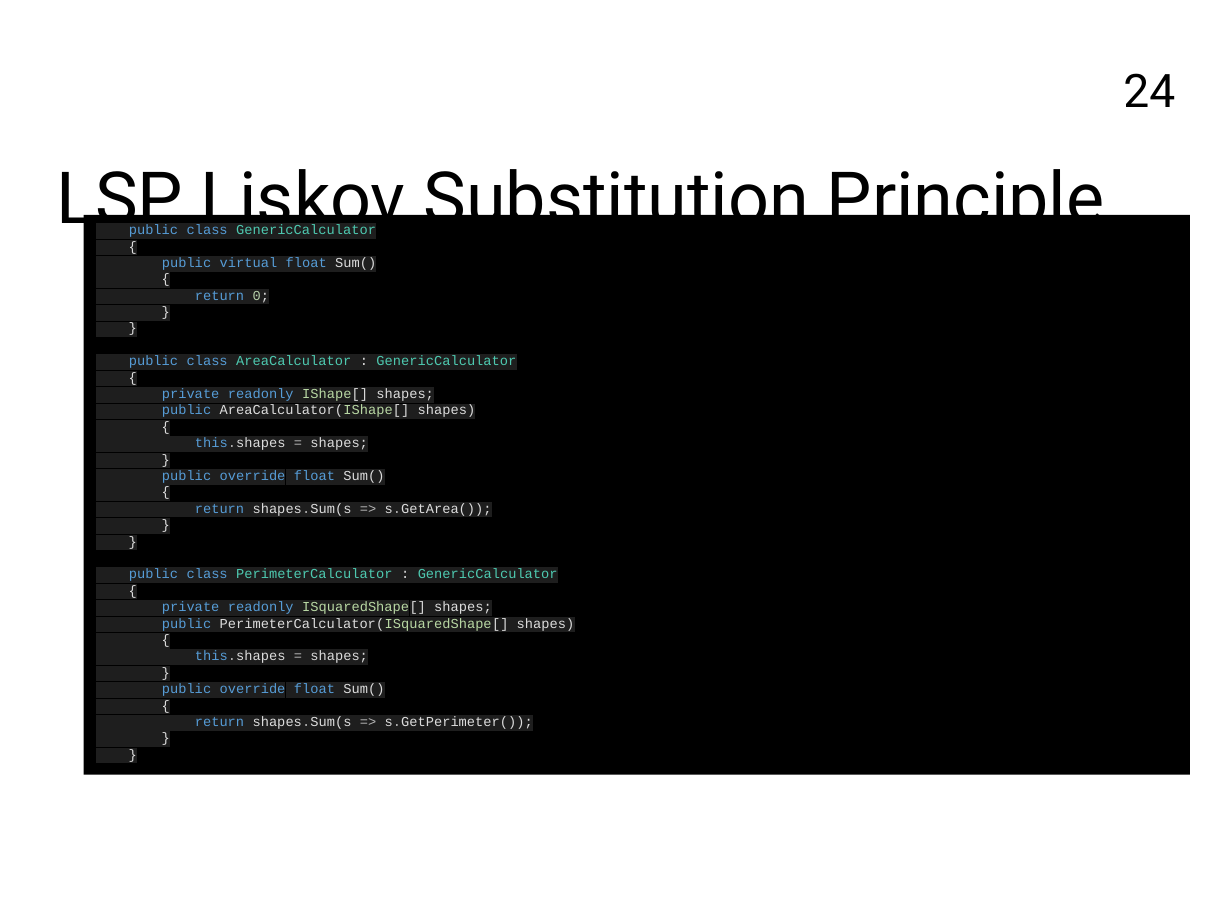
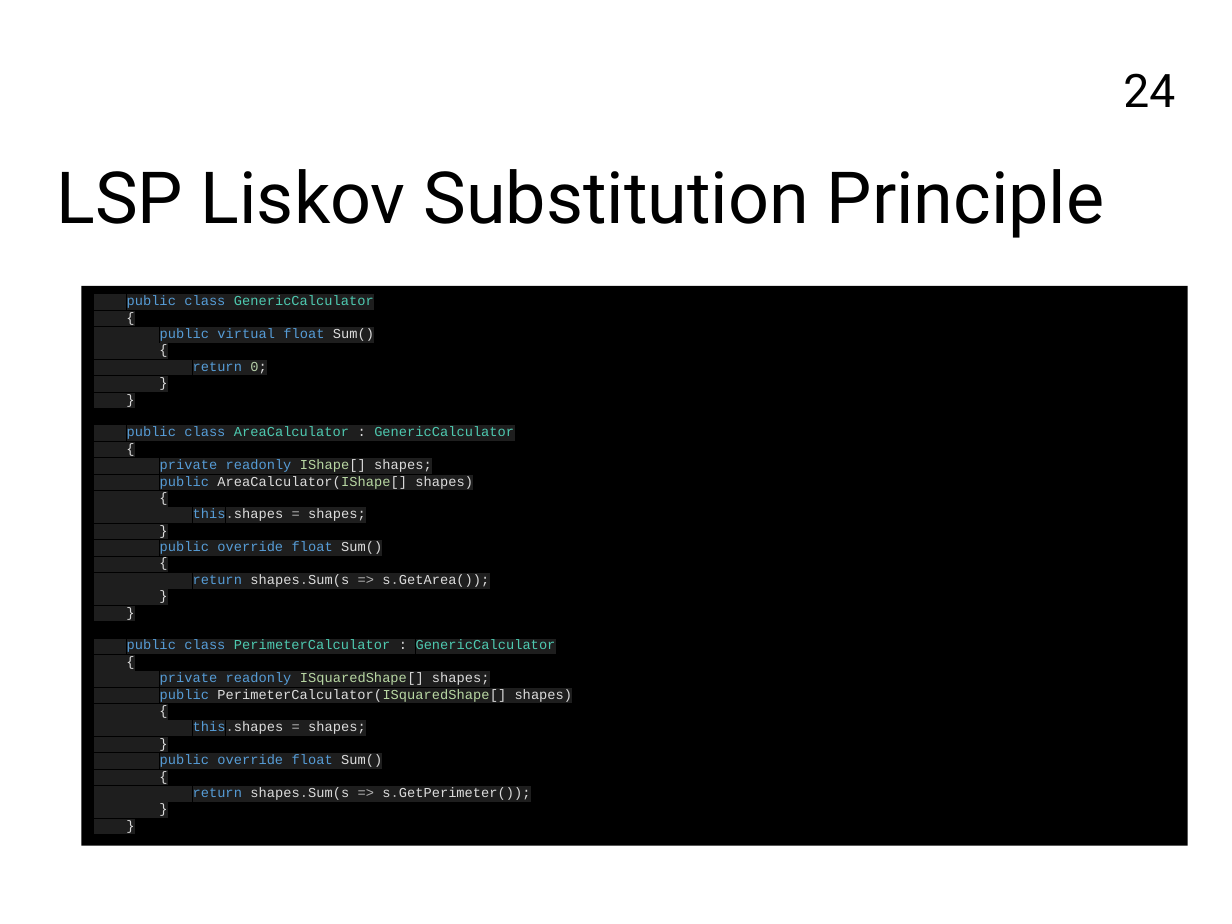
Before and after one commit to FrancoMelandri/SOLID, a slide deck: slide 24 of docs/solid.pptx. Drawn at 1232x924 pixels with LibreOffice and Linux fonts; fonts in the diff are those of the drawing. Boxes give left, top, right and bottom in pixels: in the first picture for what was removed or moved away, otherwise in the second. Text is boxed around its words. In the diff, an @@ line names an element or a change of style, - is before the commit and + after.

```diff
--- a/docs/solid.pptx
+++ b/docs/solid.pptx
@@ rectangle "public class GenericCalculator" moved from (x1=84, y1=214, x2=1190, y2=774) to (x1=81, y1=286, x2=1188, y2=845) @@
```
Also in this commit, not shown: 5 other slides changed, 1 slide added, 1 slide removed.
